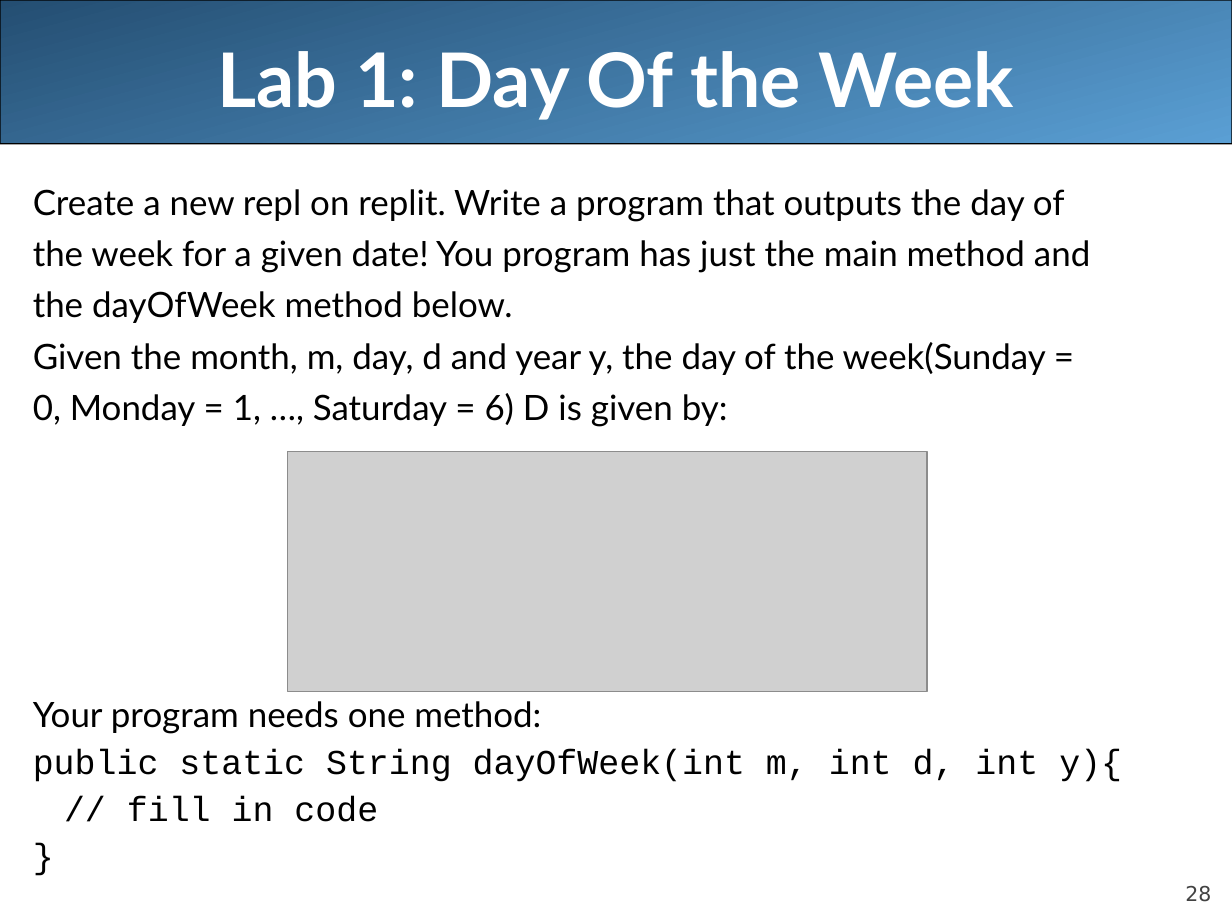
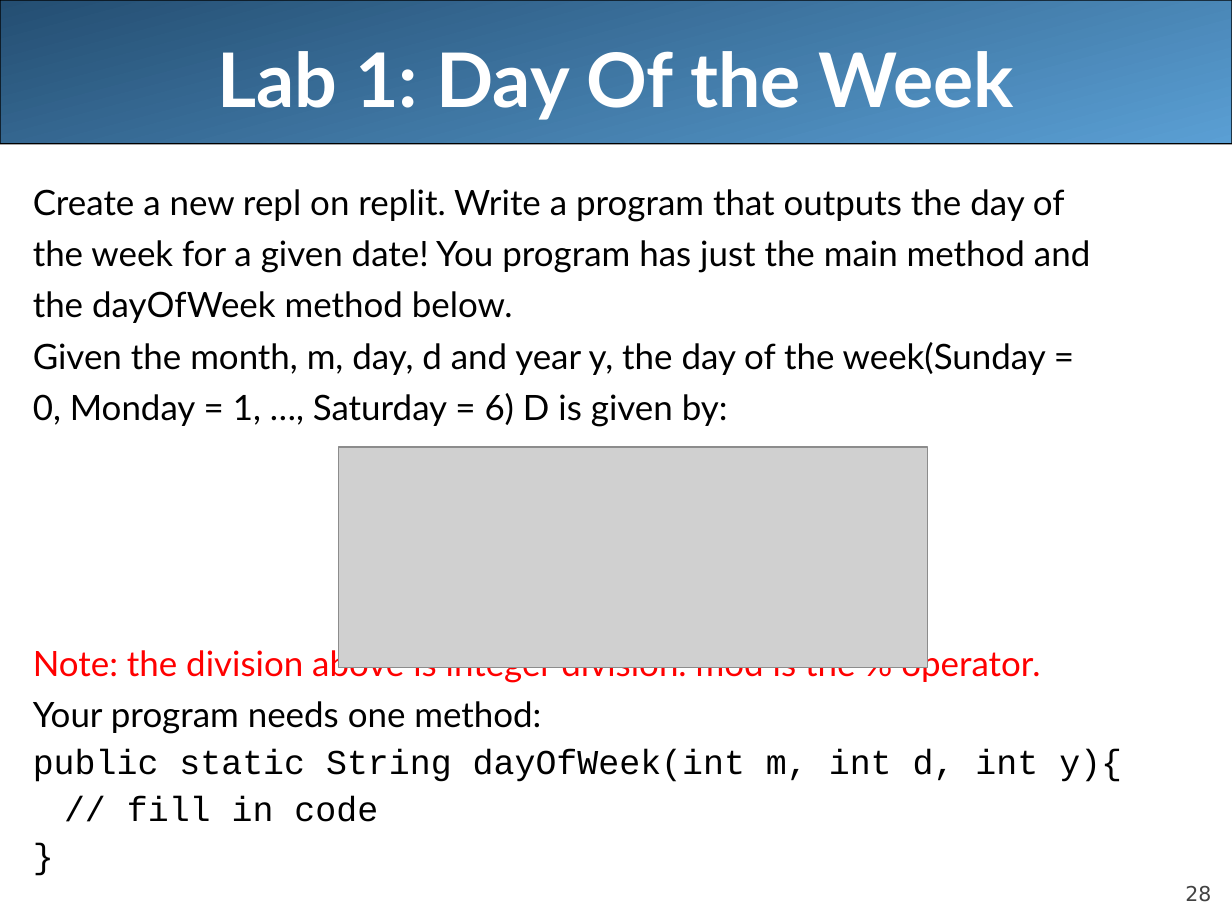
Before and after one commit to LongBaoNguyen/longbaonguyen.github.io, a slide deck: slide 28 of courses/apcsa/lecture8.ppt. Drawn at 1232x924 pixels with LibreOffice and Linux fonts; fonts in the diff are those of the drawing; grey boxes stand for pictures. Boxes give left, top, right and bottom in pixels: in the first picture for what was removed or moved away, otherwise in the second. Text is boxed around its words. In the diff, an @@ line names an element or a change of style, - is before the commit and + after.

```diff
--- a/courses/apcsa/lecture8.ppt
+++ b/courses/apcsa/lecture8.ppt
@@ picture: place and size @@
-picture at bbox=[287, 452, 926, 691]
+picture at bbox=[339, 447, 928, 668]
@@ text at bbox=[33, 646, 1040, 683]: paragraph added @@
+Note: the division above is integer division. mod is the % operator.
```
Also in this commit, not shown: 3 other files.
